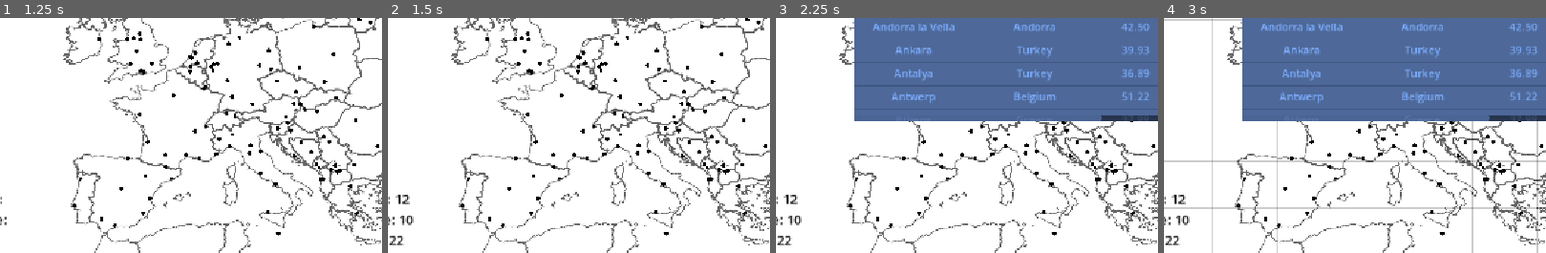
Above: before the commit, frames 1-4 (left to right).
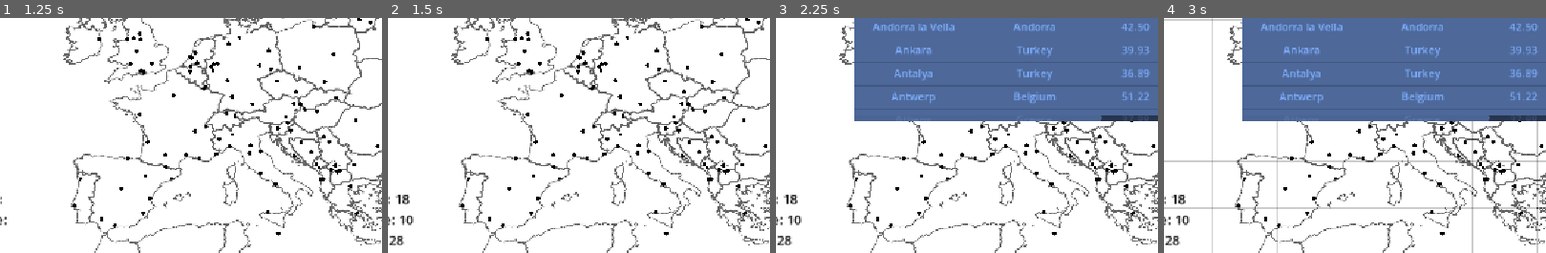
Above: after the commit, the same moments.

Repository: CanadianBoson/family-vacation
Game: Godot game, scene res://main_menu.tscn
Two runs of this game, one before a commit and one after it. Both use one fixed random seed, a clock stepped at 60 frames per second and the inputs below.
Inputs:
- Up to frame 1 (1.25 s): click "Start" at 0.5 s
- Up to frame 2 (1.5 s): click "Clear All" at 1.25 s
- Up to frame 3 (2.25 s): click "Info" at 2 s
- Up to frame 4 (3 s): click "Grid" at 2.75 s
The pictures show only the part of the screen within x 11-61%, y 50-100%; the shares and areas given below are measured in that part.

Frame 1 is identical in both runs. In frame 2, 0.1% of the frame differs, in the area x 2-6%, y 76-97%; in frame 3, 0.1%; in frame 4, 0.1%.

Commit message:
feat: add many more quests

Diff:
--- a/dropdown_data.json
+++ b/dropdown_data.json
@@ -140,6 +140,46 @@
 	  "difficulty": 1,
 	  "incompatible": []
 	},
+	"PassThroughDE": {
+	  "text": "Get within 200km of any German city without stopping",
+	  "difficulty": 2,
+	  "incompatible": ["StayAwayDE"]
+	},
+	"PassThroughFR": {
+	  "text": "Get within 200km of any French city without stopping",
+	  "difficulty": 2,
+	  "incompatible": ["StayAwayFR"]
+	},
+	"PassThroughUK": {
+	  "text": "Get within 200km of any British city without stopping",
+	  "difficulty": 4,
+	  "incompatible": ["StayAwayUK"]
+	},
+	"PassThroughIT": {
+	  "text": "Get within 200km of any Italian city without stopping",
+	  "difficulty": 2,
+	  "incompatible": ["StayAwayIT"]
+	},
+	"PassThroughPL": {
+	  "text": "Get within 200km of any Polish city without stopping",
+	  "difficulty": 3,
+	  "incompatible": ["StayAwayPL"]
+	},
+	"PassThroughRU": {
+	  "text": "Get within 200km of any Russian city without stopping",
+	  "difficulty": 5,
+	  "incompatible": ["StayAwayRU"]
+	},
+	"PassThroughES": {
+	  "text": "Get within 200km of any Spanish city without stopping",
+	  "difficulty": 4,
+	  "incompatible": ["StayAwayES"]
+	},
+	"PassThroughTR": {
+	  "text": "Get within 200km of any Turkish city without stopping",
+	  "difficulty": 3,
+	  "incompatible": ["StayAwayTR"]
+	},
 	"UniqueCityLetters": {
 	  "text": "Every city must start with a different letter",
 	  "difficulty": 4,
@@ -215,6 +255,16 @@
 	  "difficulty": 5,
 	  "incompatible": ["MaxCities"]
 	},
+	"MaxCountries": {
+	  "text": "Visit at most 5 cities",
+	  "difficulty": 3,
+	  "incompatible": ["MinCountries"]
+	},
+	"MinCountries": {
+	  "text": "Visit at least 10 cities",
+	  "difficulty": 3,
+	  "incompatible": ["MaxCountries"]
+	},
 	"MaxLegDistance": {
 	  "text": "Ensure no leg exceeds 500km",
 	  "difficulty": 3,
@@ -260,5 +310,65 @@
 	  "difficulty": 3,
 	  "incompatible": ["PlanesWE"]
 	},
+	"CityStartsWithB": {
+	  "text": "Visit a city that starts with B",
+	  "difficulty": 2,
+	  "incompatible": []
+	},
+	"CityStartsWithF": {
+	  "text": "Visit a city that starts with F",
+	  "difficulty": 2,
+	  "incompatible": []
+	},
+	"CityStartsWithI": {
+	  "text": "Visit a city that starts with I",
+	  "difficulty": 2,
+	  "incompatible": []
+	},
+	"CityStartsWithL": {
+	  "text": "Visit a city that starts with L",
+	  "difficulty": 2,
+	  "incompatible": []
+	},
+	"CityStartsWithN": {
+	  "text": "Visit a city that starts with N",
+	  "difficulty": 2,
+	  "incompatible": []
+	},
+	"CityStartsWithP": {
+	  "text": "Visit a city that starts with P",
+	  "difficulty": 2,
+	  "incompatible": []
+	},
+	"CountryStartsWithB": {
+	  "text": "Visit a country that starts with B",
+	  "difficulty": 2,
+	  "incompatible": []
+	},
+	"CountryStartsWithF": {
+	  "text": "Visit a country that starts with F",
+	  "difficulty": 2,
+	  "incompatible": []
+	},
+	"CountryStartsWithI": {
+	  "text": "Visit a country that starts with I",
+	  "difficulty": 2,
+	  "incompatible": []
+	},
+	"CountryStartsWithL": {
+	  "text": "Visit a country that starts with L",
+	  "difficulty": 2,
+	  "incompatible": []
+	},
+	"CountryStartsWithN": {
+	  "text": "Visit a country that starts with N",
+	  "difficulty": 2,
+	  "incompatible": []
+	},
+	"CountryStartsWithP": {
+	  "text": "Visit a country that starts with P",
+	  "difficulty": 2,
+	  "incompatible": []
+	},
   }
 }
--- a/quest_manager.gd
+++ b/quest_manager.gd
@@ -22,6 +22,18 @@
 		"MinLettersCity": {"func": _check_city_name_length, "expected": true, "args": [5, "min"]},
 		"MaxLettersCountry": {"func": _check_country_code_length, "expected": true, "args": [10, "max"]},
 		"MinLettersCountry": {"func": _check_country_code_length, "expected": true, "args": [6, "min"]},
+		"CityStartsWithB": {"func": _check_city_starting_with, "expected": true, "args": ["B"]},
+		"CityStartsWithF": {"func": _check_city_starting_with, "expected": true, "args": ["F"]},
+		"CityStartsWithI": {"func": _check_city_starting_with, "expected": true, "args": ["I"]},
+		"CityStartsWithL": {"func": _check_city_starting_with, "expected": true, "args": ["L"]},
+		"CityStartsWithN": {"func": _check_city_starting_with, "expected": true, "args": ["N"]},
+		"CityStartsWithP": {"func": _check_city_starting_with, "expected": true, "args": ["P"]},
+		"CountryStartsWithB": {"func": _check_country_starting_with, "expected": true, "args": ["B"]},
+		"CountryStartsWithF": {"func": _check_country_starting_with, "expected": true, "args": ["F"]},
+		"CountryStartsWithI": {"func": _check_country_starting_with, "expected": true, "args": ["I"]},
+		"CountryStartsWithL": {"func": _check_country_starting_with, "expected": true, "args": ["L"]},
+		"CountryStartsWithN": {"func": _check_country_starting_with, "expected": true, "args": ["N"]},
+		"CountryStartsWithP": {"func": _check_country_starting_with, "expected": true, "args": ["P"]},
 		# transport
 		"CarFree": {"func": _check_no_transport, "expected": true, "args": [0]},
 		"NoCarFree": {"func": _check_no_transport, "expected": false, "args": [0]},
@@ -52,26 +64,36 @@
 		"StayInEU": {"func": _check_stay_in_eu, "expected": true},
 		"LeaveEU": {"func": _check_stay_in_eu, "expected": false},
 		# avoider
-		"StayAwayDE": {"func": _check_stay_away, "expected": true, "args": ["Germany"]},
-		"StayAwayFR": {"func": _check_stay_away, "expected": true, "args": ["France"]},
-		"StayAwayUK": {"func": _check_stay_away, "expected": true, "args": ["United Kingdom"]},
-		"StayAwayIT": {"func": _check_stay_away, "expected": true, "args": ["Italy"]},
-		"StayAwayPL": {"func": _check_stay_away, "expected": true, "args": ["Poland"]},
-		"StayAwayRU": {"func": _check_stay_away, "expected": true, "args": ["Russia"]},
-		"StayAwayES": {"func": _check_stay_away, "expected": true, "args": ["Spain"]},
-		"StayAwayTR": {"func": _check_stay_away, "expected": true, "args": ["Turkey"]},
+		"StayAwayDE": {"func": _check_stay_away, "expected": true, "args": ["Germany", "avoid"]},
+		"StayAwayFR": {"func": _check_stay_away, "expected": true, "args": ["France", "avoid"]},
+		"StayAwayUK": {"func": _check_stay_away, "expected": true, "args": ["United Kingdom", "avoid"]},
+		"StayAwayIT": {"func": _check_stay_away, "expected": true, "args": ["Italy", "avoid"]},
+		"StayAwayPL": {"func": _check_stay_away, "expected": true, "args": ["Poland", "avoid"]},
+		"StayAwayRU": {"func": _check_stay_away, "expected": true, "args": ["Russia", "avoid"]},
+		"StayAwayES": {"func": _check_stay_away, "expected": true, "args": ["Spain", "avoid"]},
+		"StayAwayTR": {"func": _check_stay_away, "expected": true, "args": ["Turkey", "avoid"]},
+		"PassThroughDE": {"func": _check_stay_away, "expected": true, "args": ["Germany", "pass"]},
+		"PassThroughFR": {"func": _check_stay_away, "expected": true, "args": ["France", "pass"]},
+		"PassThroughUK": {"func": _check_stay_away, "expected": true, "args": ["United Kingdom", "pass"]},
+		"PassThroughIT": {"func": _check_stay_away, "expected": true, "args": ["Italy", "pass"]},
+		"PassThroughPL": {"func": _check_stay_away, "expected": true, "args": ["Poland", "pass"]},
+		"PassThroughRU": {"func": _check_stay_away, "expected": true, "args": ["Russia", "pass"]},
+		"PassThroughES": {"func": _check_stay_away, "expected": true, "args": ["Spain", "pass"]},
+		"PassThroughTR": {"func": _check_stay_away, "expected": true, "args": ["Turkey", "pass"]},
 		# party_pooper
 		"MaxOverallCost": {"func": _check_overall_cost, "expected": true, "args": [5000.0, "max"]},
 		"MaxLegCost": {"func": _check_leg_cost, "expected": true, "args": [800.0, "max"]},
 		"MaxCities": {"func": _check_city_count, "expected": true, "args": [5, "max"]},
 		"MaxLegDistance": {"func": _check_leg_distance, "expected": true, "args": [500.0, "max"]},
 		"MaxJourneyDistance": {"func": _check_journey_distance, "expected": true, "args": [5000.0, "max"]},
+		"MaxCountries": {"func": _check_country_count, "expected": true, "args": [3, "max"]},
 		# spoiled
 		"MinOverallCost": {"func": _check_overall_cost, "expected": true, "args": [10000.0, "min"]},
 		"MinLegCost": {"func": _check_leg_cost, "expected": true, "args": [300.0, "min"]},
 		"MinCities": {"func": _check_city_count, "expected": true, "args": [10, "min"]},
 		"MinLegDistance": {"func": _check_leg_distance, "expected": true, "args": [200.0, "min"]},
-		"MinJourneyDistance": {"func": _check_journey_distance, "expected": true, "args": [10000.0, "min"]}
+		"MinJourneyDistance": {"func": _check_journey_distance, "expected": true, "args": [10000.0, "min"]},
+		"MinCountries": {"func": _check_country_count, "expected": true, "args": [5, "min"]},
 	}
 
 	for quest_key in quest_checkers.keys():
@@ -115,6 +137,29 @@
 
 	return false # Should not be reached if check_type is valid.
 
+# Checks if the total number of unique countries visited meets a requirement.
+func _check_country_count(limit: int, check_type: String, dropped_pin_data: Array, _all_locations_data: Array, _num_menu_items: int) -> bool:
+	if dropped_pin_data.is_empty():
+		# If no pins are dropped, the count is 0.
+		# This satisfies a "max" check but not a "min" check (unless min is 0).
+		return check_type == "max" or limit == 0
+
+	# First, get a list of unique countries visited.
+	var unique_countries = []
+	for pin_data in dropped_pin_data:
+		var country_code = pin_data.get("country", "")
+		if not country_code.is_empty() and not unique_countries.has(country_code):
+			unique_countries.append(country_code)
+
+	var country_count = unique_countries.size()
+
+	if check_type == "max":
+		return country_count <= limit
+	elif check_type == "min":
+		return country_count >= limit
+
+	return false # Should not be reached if check_type is valid.
+
 func _check_three_same_letter(dropped_pin_data: Array, _all_locations_data: Array, _num_menu_items: int) -> bool:
 	if dropped_pin_data.size() < 3: return false
 	var letter_counts = {}
@@ -145,6 +190,30 @@
 			return false
 	return true
 
+# Checks if any visited city starts with a specific letter.
+func _check_city_starting_with(letter: String, dropped_pin_data: Array, _all_locations_data: Array, _num_menu_items: int) -> bool:
+	if dropped_pin_data.is_empty():
+		return false
+
+	for pin_data in dropped_pin_data:
+		var city_name = pin_data.get("city", "")
+		if not city_name.is_empty() and city_name[0].to_upper() == letter:
+			return true # Found a matching city.
+
+	return false # No city started with the required letter.
+
+# Checks if any visited country starts with a specific letter.
+func _check_country_starting_with(letter: String, dropped_pin_data: Array, _all_locations_data: Array, _num_menu_items: int) -> bool:
+	if dropped_pin_data.is_empty():
+		return false
+
+	for pin_data in dropped_pin_data:
+		var country_code = pin_data.get("country", "")
+		if not country_code.is_empty() and country_code[0].to_upper() == letter:
+			return true # Found a matching country.
+
+	return false # No country started with the required letter.
+
 func _check_no_capitals(dropped_pin_data: Array, _all_locations_data: Array, _num_menu_items: int) -> bool:
 	if dropped_pin_data.is_empty(): return true
 	for pin_data in dropped_pin_data:
@@ -306,34 +375,41 @@
 	# If we checked all relevant legs and none failed, the condition is met.
 	return true
 
-# The signature for this function is now consistent with the others.
-func _check_stay_away(country: String, dropped_pin_data: Array, all_locations_data: Array, _num_menu_items: int) -> bool:
+# Checks if the path avoids or passes through a country.
+func _check_stay_away(country_code: String, check_type: String, dropped_pin_data: Array, all_locations_data: Array, _num_menu_items: int) -> bool:
 	if dropped_pin_data.is_empty():
-		return true
-
+		return true # Condition is met by default if no path exists.
+
+	# Step 1: Get a list of all cities in the target country.
 	var target_cities = []
 	for location in all_locations_data:
-		if location.get("country") == country:
+		if location.get("country") == country_code:
 			target_cities.append(location)
 
 	if target_cities.is_empty():
+		return true # No cities to interact with.
+
+	# Step 2: Use the helper function to determine if the path gets close.
+	var path_is_near = _is_path_near_country(dropped_pin_data, target_cities)
+
+	# Step 3: Apply the specific quest logic.
+	if check_type == "avoid":
+		# For "avoid", the path must NOT be near.
+		return not path_is_near
+
+	elif check_type == "pass":
+		# For "pass", the path MUST be near...
+		if not path_is_near:
+			return false
+
+		# ...and must NOT have any stops in the country.
+		for pin_data in dropped_pin_data:
+			if pin_data.get("country") == country_code:
+				return false
+
 		return true
 
-	for i in range(dropped_pin_data.size() - 1):
-		var p1_data = dropped_pin_data[i]
-		var p2_data = dropped_pin_data[i+1]
-
-		for k in range(11):
-			var t = float(k) / 10.0
-			var current_lat = lerp(p1_data.lat, p2_data.lat, t)
-			var current_lng = lerp(p1_data.lng, p2_data.lng, t)
-
-			for target_city in target_cities:
-				var distance = _haversine_distance(current_lat, current_lng, target_city.lat, target_city.lng)
-				if distance < 200.0:
-					return false
-
-	return true
+	return false
 
 func _check_all_transport(dropped_pin_data: Array, _all_locations_data: Array, _num_menu_items: int) -> bool:
 	# A path needs at least 3 segments to potentially use all 4 transport types.
@@ -532,3 +608,22 @@
 	if (o3 == 0 and _on_segment(p2, p1, q2)): return true
 	if (o4 == 0 and _on_segment(p2, q1, q2)): return true
 	return false
+
+# Returns true if any segment of the path is within 100km of any target city.
+func _is_path_near_country(dropped_pin_data: Array, target_cities: Array) -> bool:
+	for i in range(dropped_pin_data.size() - 1):
+		var p1_data = dropped_pin_data[i]
+		var p2_data = dropped_pin_data[i+1]
+
+		# Interpolate points along the path segment for accuracy.
+		for k in range(11):
+			var t = float(k) / 10.0
+			var current_lat = lerp(p1_data.lat, p2_data.lat, t)
+			var current_lng = lerp(p1_data.lng, p2_data.lng, t)
+
+			# Check distance from the interpolated point to all target cities.
+			for target_city in target_cities:
+				if _haversine_distance(current_lat, current_lng, target_city.lat, target_city.lng) < 100.0:
+					return true # Path is too close, so we can stop checking.
+
+	return false # The entire path was checked and was never too close.
